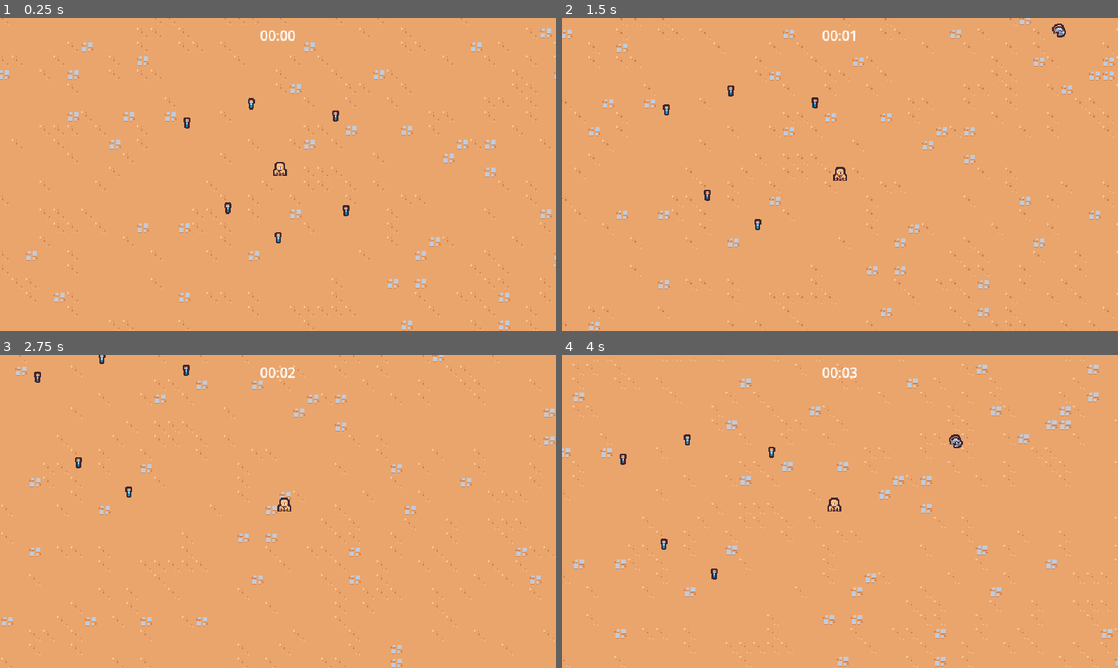
Above: before the commit, frames 1-4 (two rows, left to right).
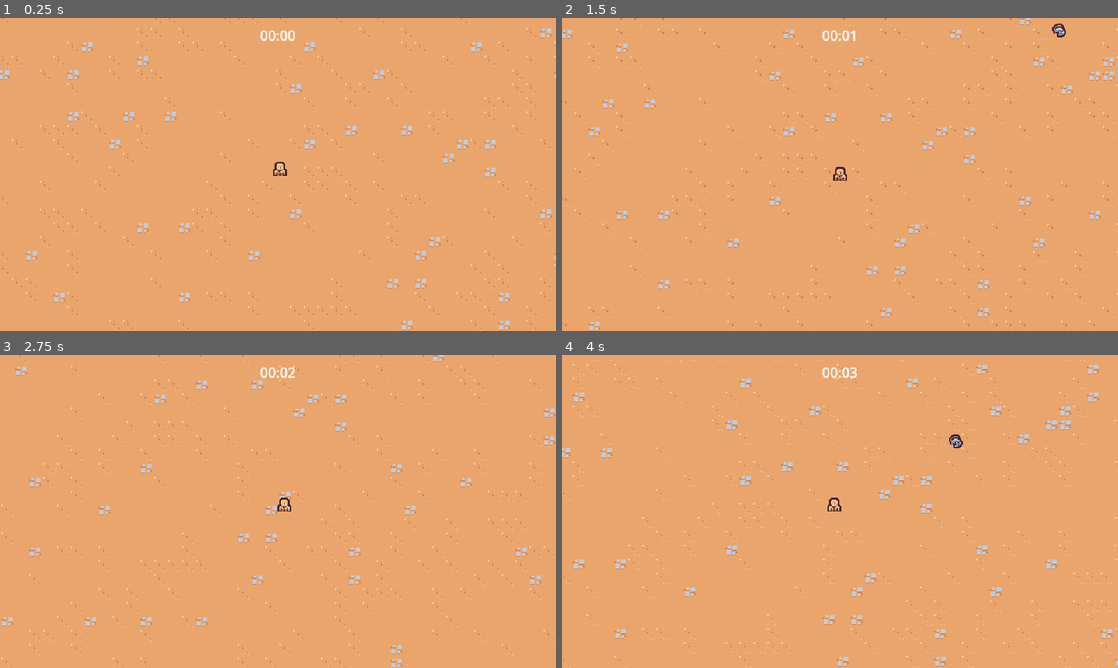
Above: after the commit, the same moments.

Repository: CullsGit/2dsurvivor
Game: Godot game, scene res://scenes/main/main.tscn
Two runs of this game, one before a commit and one after it. Both use one fixed random seed, a clock stepped at 60 frames per second and the inputs below.
Inputs:
- Up to frame 1 (0.25 s): no input
- Up to frame 2 (1.5 s): hold D (move_right) 0.53-1.28 s; hold S (move_down) from 1.28 s (still down)
- Up to frame 3 (2.75 s): release S (move_down) at 2.03 s; hold D (move_right) from 2.03 s (still down)
- Up to frame 4 (4 s): release D (move_right) at 2.78 s; hold W (move_up) 2.78-3.53 s; hold A (move_left) from 3.53 s (still down)

The runs differ from the first frame. In frame 1, 0.2% of the frame differs, in the area x 33-63%, y 25-72%; in frame 2, 0.2%; in frame 3, 0.2%; in frame 4, 0.2%.

Commit message:
add health component

Diff:
--- /dev/null
+++ b/scenes/component/health_component.gd
@@ -0,0 +1,21 @@
+extends Node
+class_name HealthComponent
+
+signal died
+
+@export var max_health: float = 10
+var current_health
+
+func _ready():
+	current_health = max_health
+
+func damage(damage_amount: float):
+	current_health = max(current_health - damage_amount, 0)
+	Callable(check_death).call_deferred()
+
+
+
+func check_death():
+	if current_health == 0:
+		died.emit()
+		owner.queue_free()
--- /dev/null
+++ b/scenes/component/health_component.tscn
@@ -0,0 +1,6 @@
+[gd_scene load_steps=2 format=3 uid="uid://bg7gs4wsbt654"]
+
+[ext_resource type="Script" uid="uid://qswjnrpwox4n" path="res://scenes/component/health_component.gd" id="1_sa7ac"]
+
+[node name="HealthComponent" type="Node"]
+script = ExtResource("1_sa7ac")
--- /dev/null
+++ b/scenes/component/vial_drop_component.gd
@@ -0,0 +1,24 @@
+extends Node
+
+@export_range(0, 1) var drop_percent: float = .5
+@export var health_component: Node
+@export var vial_scene: PackedScene
+
+func _ready():
+	(health_component as HealthComponent).died.connect(on_died)
+
+
+func on_died():
+	if randf() > drop_percent:
+		return
+
+	if vial_scene == null:
+		return
+
+	if not owner is Node2D:
+		return
+
+	var spawn_position = (owner as Node2D).global_position
+	var vial_instance = vial_scene.instantiate() as Node2D
+	owner.get_parent().add_child(vial_instance)
+	vial_instance.global_position = spawn_position
--- /dev/null
+++ b/scenes/component/vial_drop_component.tscn
@@ -0,0 +1,8 @@
+[gd_scene load_steps=3 format=3 uid="uid://dqjhwh674kf26"]
+
+[ext_resource type="Script" uid="uid://hjgavb743qr7" path="res://scenes/component/vial_drop_component.gd" id="1_l1ouf"]
+[ext_resource type="PackedScene" uid="uid://bkwpe7405xbmu" path="res://scenes/game_object/experience_vial/experience_vial.tscn" id="2_txokj"]
+
+[node name="VialDropComponent" type="Node"]
+script = ExtResource("1_l1ouf")
+vial_scene = ExtResource("2_txokj")
--- a/scenes/game_object/basic_enemy/basic_enemy.gd
+++ b/scenes/game_object/basic_enemy/basic_enemy.gd
@@ -2,6 +2,7 @@
 
 const MAX_SPEED = 40
 
+@onready var health_component: HealthComponent = $HealthComponent
 # Called when the node enters the scene tree for the first time.
 func _ready() -> void:
 	$Area2D.area_entered.connect(on_area_entered)
@@ -22,4 +23,4 @@
 
 
 func on_area_entered(other_area: Area2D):
-	queue_free()
+	health_component.damage(100)
--- a/scenes/game_object/basic_enemy/basic_enemy.tscn
+++ b/scenes/game_object/basic_enemy/basic_enemy.tscn
@@ -1,7 +1,9 @@
-[gd_scene load_steps=5 format=3 uid="uid://bckqmodbec1rq"]
+[gd_scene load_steps=7 format=3 uid="uid://bckqmodbec1rq"]
 
 [ext_resource type="Texture2D" uid="uid://ba4158uvp2usg" path="res://scenes/game_object/basic_enemy/basic_enemy.png" id="1_fng3e"]
 [ext_resource type="Script" uid="uid://by0jsdm1grdpw" path="res://scenes/game_object/basic_enemy/basic_enemy.gd" id="1_gxg7h"]
+[ext_resource type="PackedScene" uid="uid://bg7gs4wsbt654" path="res://scenes/component/health_component.tscn" id="2_isd1k"]
+[ext_resource type="PackedScene" uid="uid://dqjhwh674kf26" path="res://scenes/component/vial_drop_component.tscn" id="3_pcrk2"]
 
 [sub_resource type="CircleShape2D" id="CircleShape2D_xrbw7"]
 radius = 12.0
@@ -14,6 +16,11 @@
 collision_mask = 9
 motion_mode = 1
 script = ExtResource("1_gxg7h")
+
+[node name="HealthComponent" parent="." instance=ExtResource("2_isd1k")]
+
+[node name="VialDropComponent" parent="." node_paths=PackedStringArray("health_component") instance=ExtResource("3_pcrk2")]
+health_component = NodePath("../HealthComponent")
 
 [node name="Area2D" type="Area2D" parent="."]
 collision_layer = 0
--- a/scenes/main/main.tscn
+++ b/scenes/main/main.tscn
@@ -7,7 +7,6 @@
 [ext_resource type="PackedScene" uid="uid://cnadc8bjdwa62" path="res://scenes/manager/enemy_manager.tscn" id="1_l3cfh"]
 [ext_resource type="PackedScene" uid="uid://b5glaw528jm0" path="res://scenes/manager/arena_time_manager.tscn" id="2_ow5a4"]
 [ext_resource type="PackedScene" uid="uid://ceveqfnaj81of" path="res://scenes/manager/experience_manager.tscn" id="3_yyfjg"]
-[ext_resource type="PackedScene" uid="uid://bkwpe7405xbmu" path="res://scenes/game_object/experience_vial/experience_vial.tscn" id="7_hujxm"]
 
 [node name="Main" type="Node"]
 
@@ -28,21 +27,3 @@
 
 [node name="Player" parent="." instance=ExtResource("1_hyk8p")]
 position = Vector2(310, 188)
-
-[node name="ExperienceVial" parent="." instance=ExtResource("7_hujxm")]
-position = Vector2(386, 228)
-
-[node name="ExperienceVial2" parent="." instance=ExtResource("7_hujxm")]
-position = Vector2(374, 119)
-
-[node name="ExperienceVial3" parent="." instance=ExtResource("7_hujxm")]
-position = Vector2(203, 127)
-
-[node name="ExperienceVial4" parent="." instance=ExtResource("7_hujxm")]
-position = Vector2(250, 225)
-
-[node name="ExperienceVial5" parent="." instance=ExtResource("7_hujxm")]
-position = Vector2(308, 259)
-
-[node name="ExperienceVial6" parent="." instance=ExtResource("7_hujxm")]
-position = Vector2(277, 105)
Not shown, added: scenes/component/health_component.gd.uid
Not shown, added: scenes/component/vial_drop_component.gd.uid
Not shown: 1 places in scenes/main/main.tscn that only renumber resources
